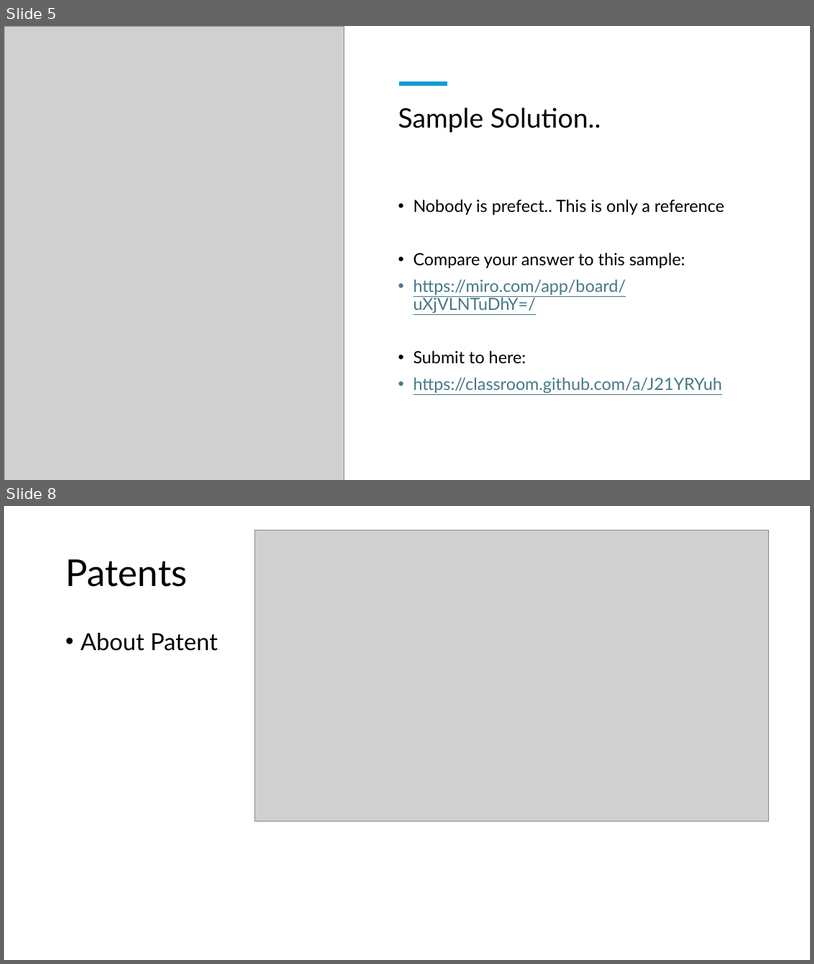
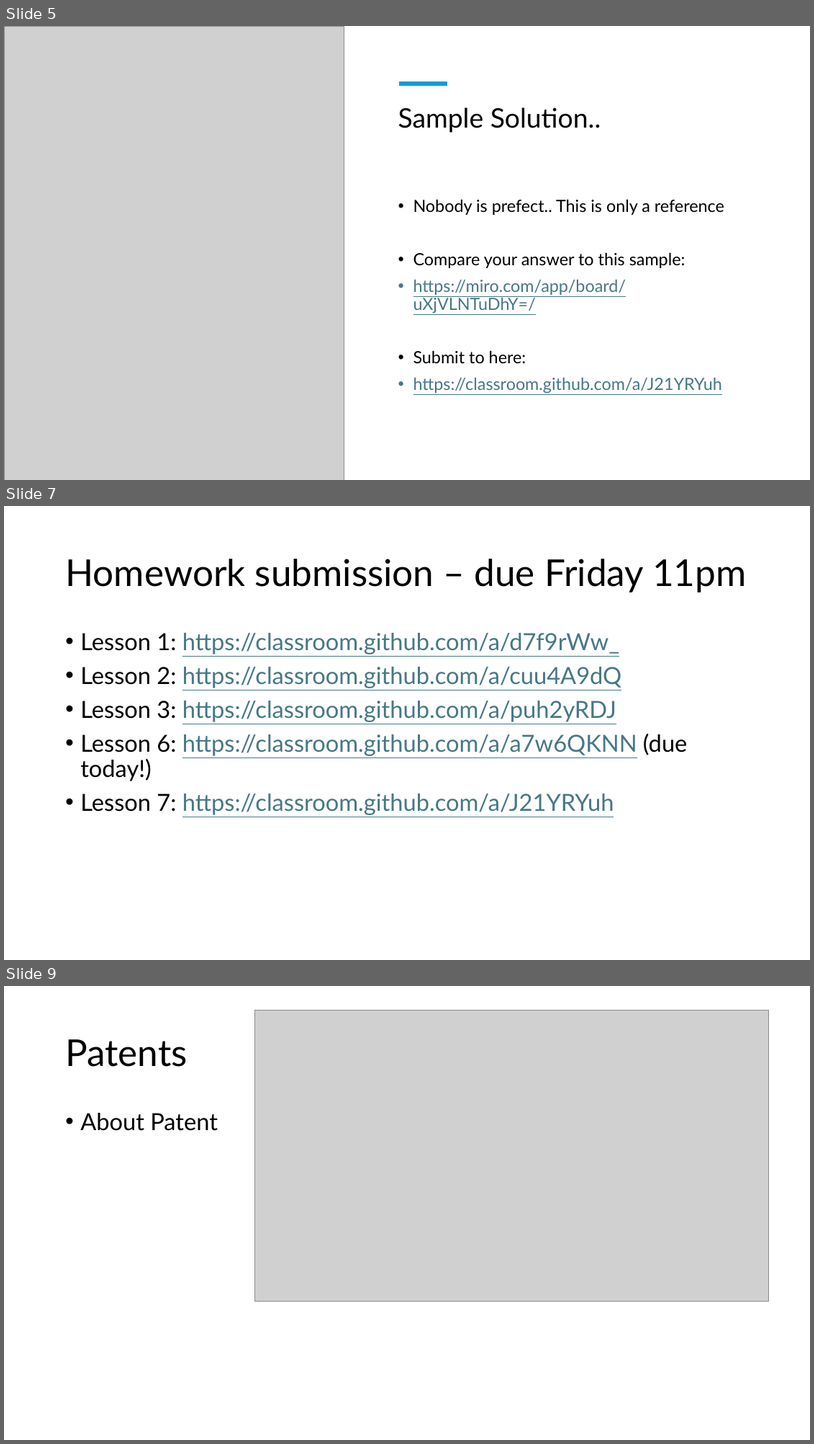
Before and after one commit to JLNU-EETC3433/courseware, a slide deck: 20241105-lesson7.pptx. Shown one above the other, each under a label of ours: slides 5 and 8 before the commit, slides 5, 7 and 9 after it; the slides between them are not shown. The pictures are 814x964 and 814x1444 pixels, drawn with LibreOffice and Linux fonts; fonts in the diff are those of the drawing; grey boxes stand for pictures. Boxes give left, top, right and bottom in pixels: in the first picture for what was removed or moved away, otherwise in the second. Text is boxed around its words. In the diff, an @@ line names an element or a change of style, - is before the commit and + after.

Commit message:
lesson 7 summary and Lesson 8

```diff
--- a/20241105-lesson7.pptx
+++ b/20241105-lesson7.pptx
@@ slide 7 added at box(4, 506, 810, 960), background #FFFFFF @@
@@ title added at box(65, 559, 746, 592), 44 pt, text #000000 @@
+Homework submission – due Friday 11pm
@@ text added at box(80, 633, 688, 815), 28 pt, text #467886, underline @@
+• Lesson 1: https://classroom.github.com/a/d7f9rWw_
+• Lesson 2: https://classroom.github.com/a/cuu4A9dQ
+• Lesson 3: https://classroom.github.com/a/puh2yRDJ
+• Lesson 6: https://classroom.github.com/a/a7w6QKNN (due today!)
+• Lesson 7: https://classroom.github.com/a/J21YRYuh
@@ what was slide 8 is now slide 9 @@
```
Also in this commit, not shown: 3 slides changed, 1 other file.
